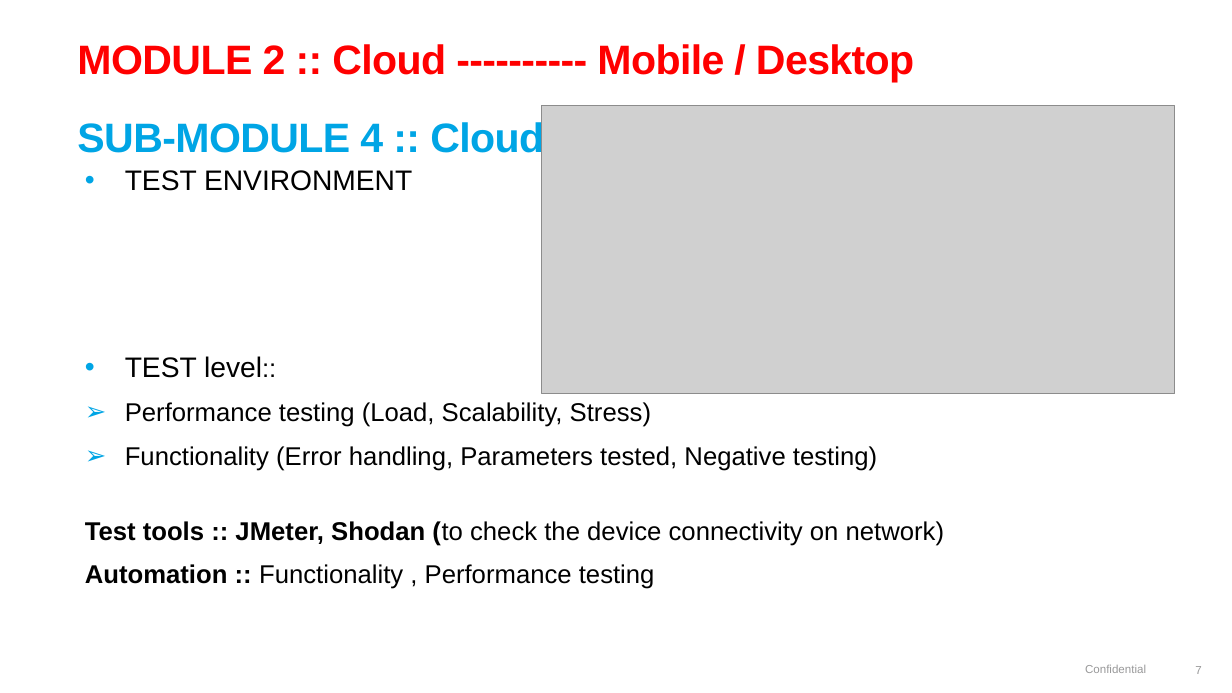
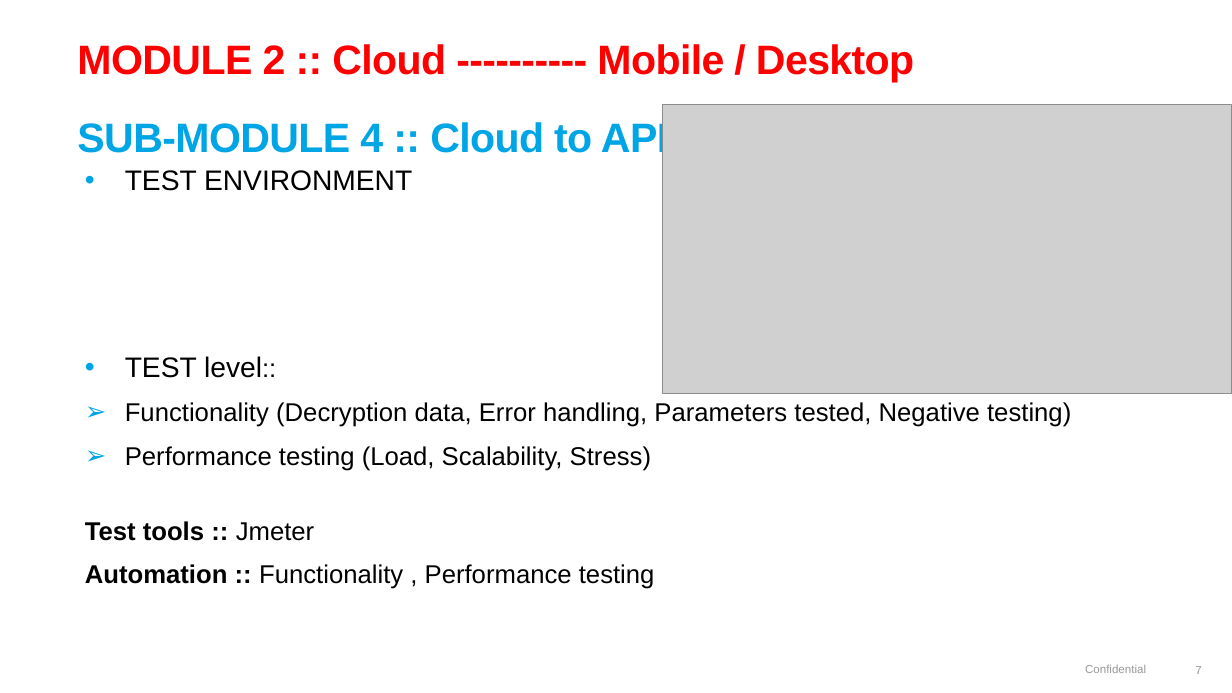
Before and after one commit to lasse1900/test_assignment_30032022, a slide deck: slide 7 of QA SIMULATION PROJECT.pptx. Drawn at 1232x693 pixels with LibreOffice and Linux fonts; fonts in the diff are those of the drawing; grey boxes stand for pictures; background and template pictures are left out. Boxes give left, top, right and bottom in pixels: in the first picture for what was removed or moved away, otherwise in the second. Text is boxed around its words. In the diff, an @@ line names an element or a change of style, - is before the commit and + after.

```diff
--- a/QA SIMULATION PROJECT.pptx
+++ b/QA SIMULATION PROJECT.pptx
@@ title at box(77, 44, 914, 160): text changed @@
-MODULE 2 :: Cloud ---------- Mobile / Desktop
-SUB-MODULE 4 :: Cloud / API
+MODULE 2 :: Cloud ---------- Mobile / Desktop
+SUB-MODULE 4 :: Cloud to API
@@ picture: place and size @@
-picture at box(542, 105, 1175, 394)
+picture at box(663, 104, 1232, 393)
@@ text at box(125, 402, 1071, 427): paragraph added @@
+➢ Functionality (Decryption data, Error handling, Parameters tested, Negative testing)
@@ text at box(85, 521, 315, 541): text changed; bold on @@
-➢ Functionality (Error handling, Parameters tested, Negative testing)
-Test tools :: JMeter, Shodan (to check the device connectivity on network)
+Test tools :: Jmeter
```
Also in this commit, not shown: 7 other slides changed, 2 slides added.
